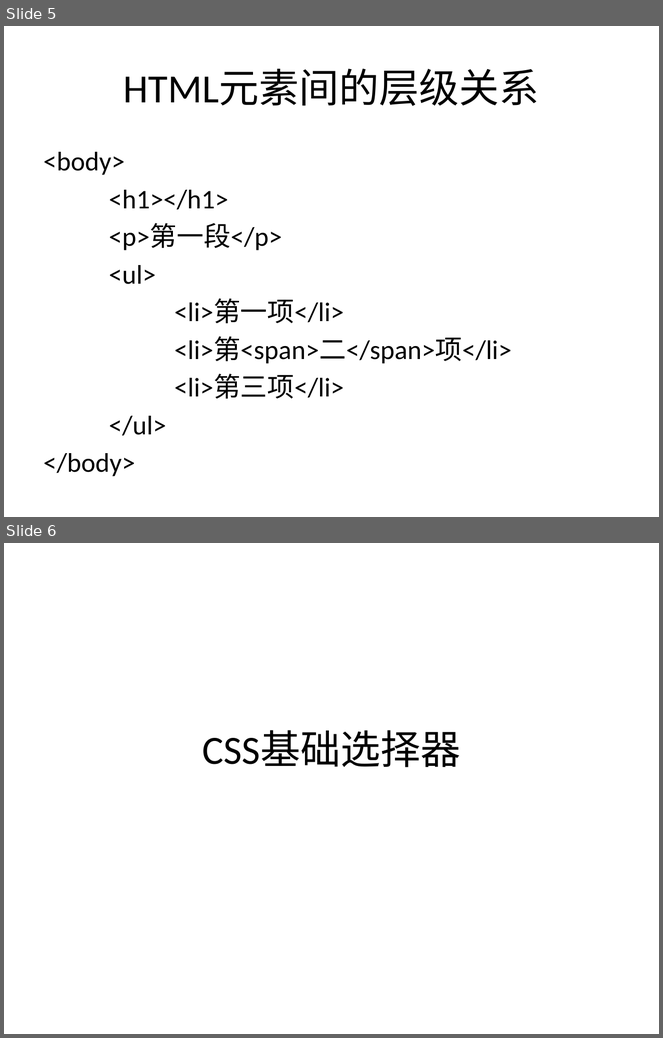
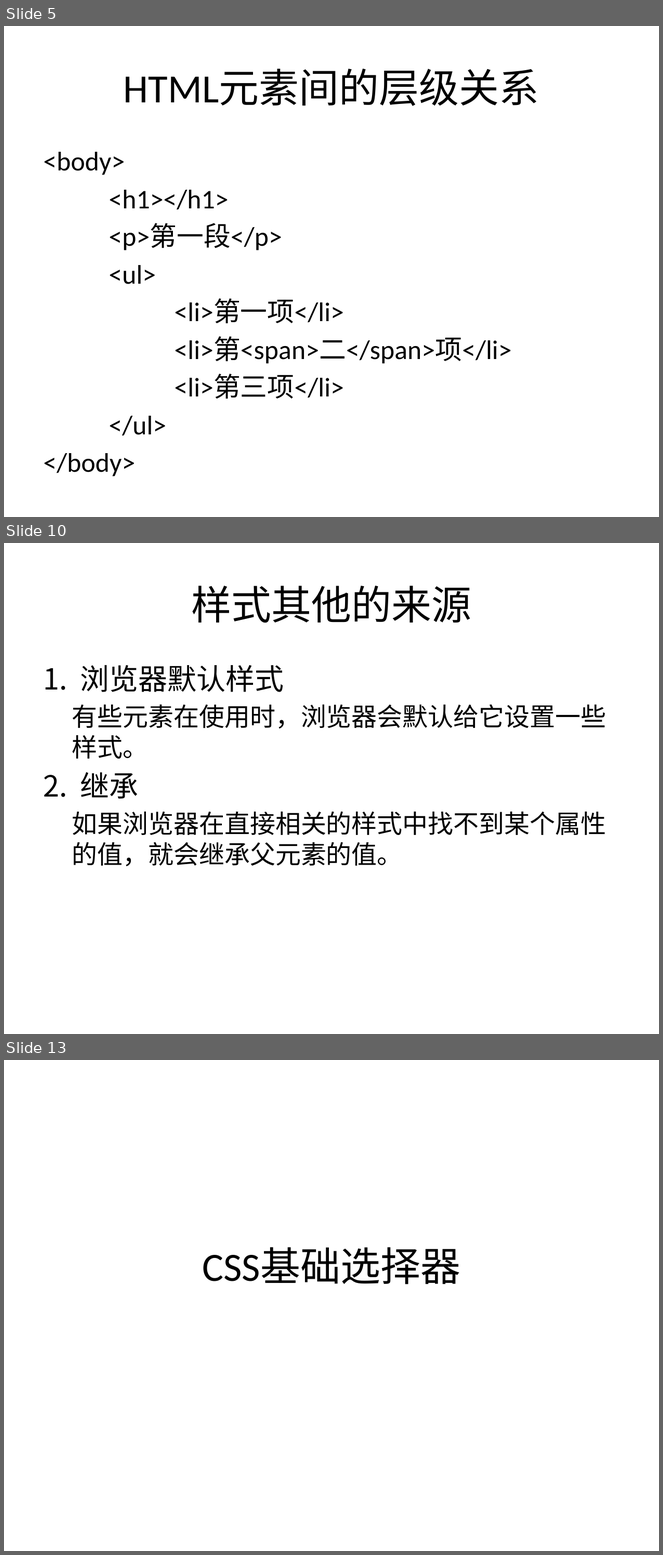
Before and after one commit to sans123wx/class, a slide deck: 网页设计与制作/课件/4/css选择器.pptx. Shown one above the other, each under a label of ours: slides 5 and 6 before the commit, slides 5, 10 and 13 after it; the slides between them are not shown. The pictures are 663x1038 and 663x1555 pixels, drawn with LibreOffice and Linux fonts; fonts in the diff are those of the drawing. Boxes give left, top, right and bottom in pixels: in the first picture for what was removed or moved away, otherwise in the second. Text is boxed around its words. In the diff, an @@ line names an element or a change of style, - is before the commit and + after.

```diff
--- a/网页设计与制作/课件/4/css选择器.pptx
+++ b/网页设计与制作/课件/4/css选择器.pptx
@@ slide 10 added at (4,543,659,1034), background #FFFFFF @@
@@ title added at (191,586,471,623), 44 pt, text #000000 @@
+样式其他的来源
@@ text added at (72,665,607,866), 28 pt, text #000000 @@
+1. 浏览器默认样式
+  有些元素在使用时，浏览器会默认给它设置一些样式。
+2. 继承
+  如果浏览器在直接相关的样式中找不到某个属性的值，就会继承父元素的值。
@@ what was slide 6 is now slide 13 @@
```
Also in this commit, not shown: 6 other slides added, 4 other files.
